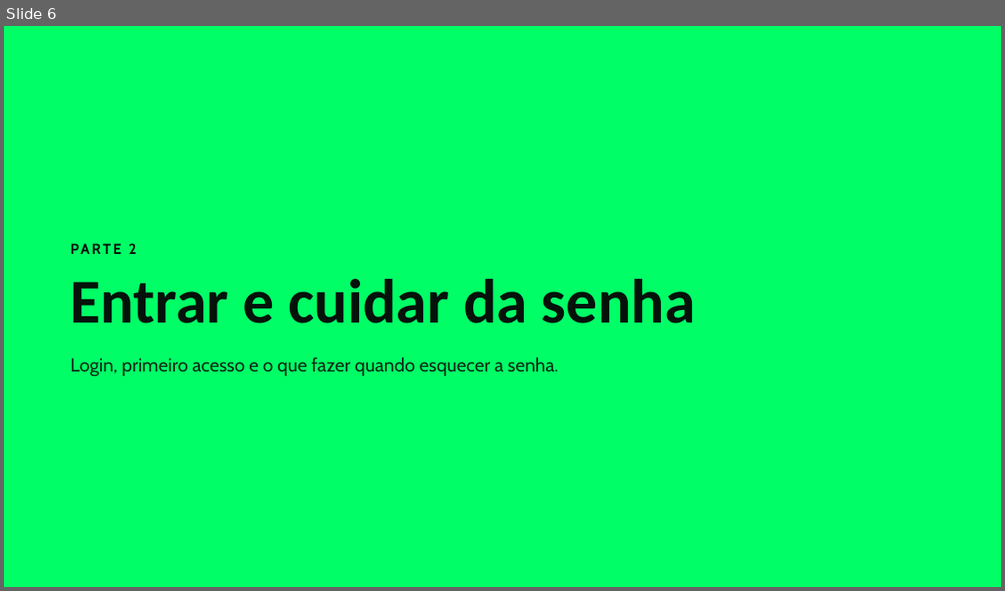
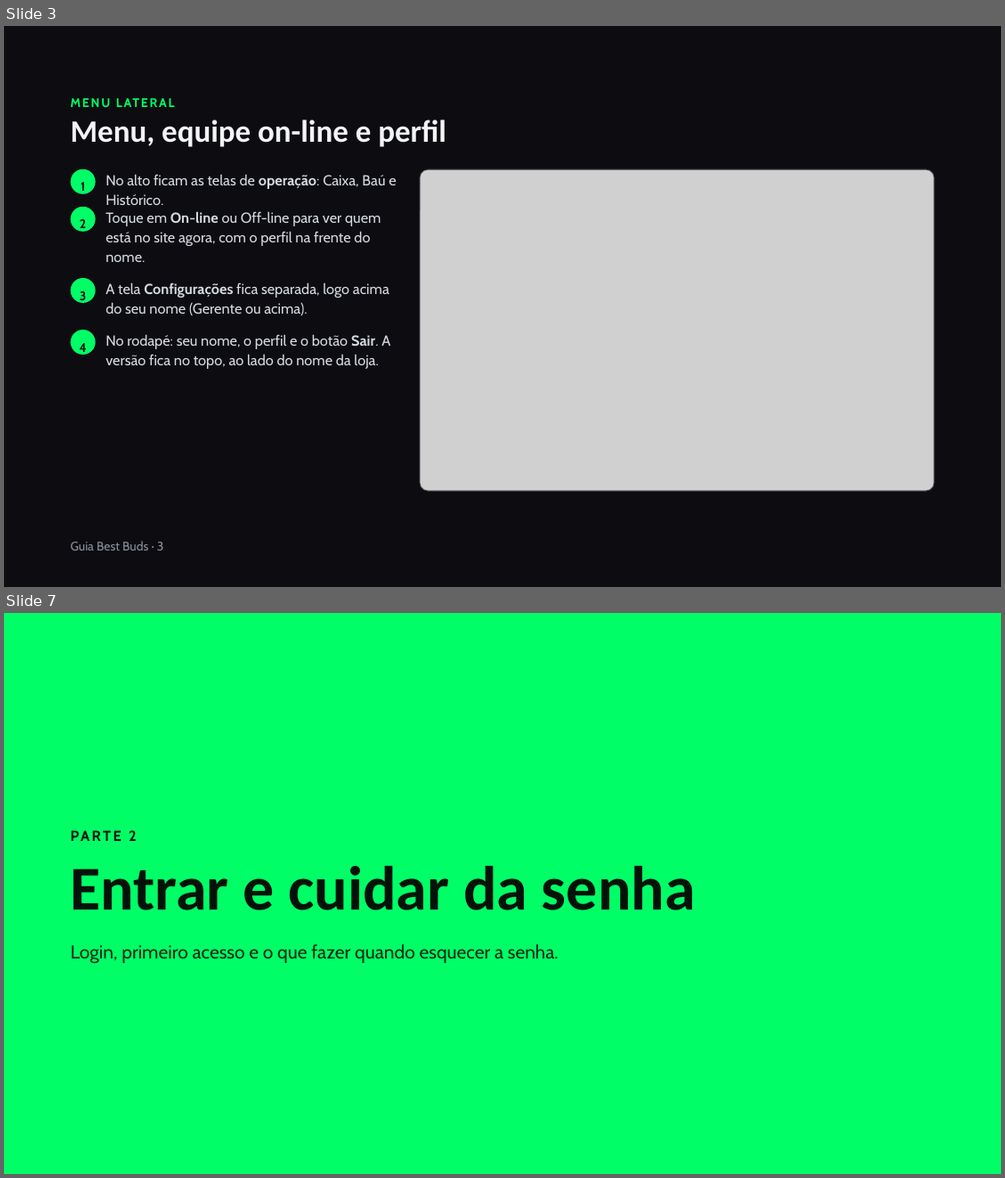
Before and after one commit to BESTBUDSOFC/BESTBUDS, a slide deck: docs/Guia_do_Sistema_Best_Buds.pptx. Shown one above the other, each under a label of ours: slide 6 before the commit, slides 3 and 7 after it; the slides between them are not shown. The pictures are 1005x591 and 1005x1178 pixels, drawn with LibreOffice and Linux fonts; fonts in the diff are those of the drawing; grey boxes stand for pictures. Boxes give left, top, right and bottom in pixels: in the first picture for what was removed or moved away, otherwise in the second. Text is boxed around its words. In the diff, an @@ line names an element or a change of style, - is before the commit and + after.

```diff
--- a/docs/Guia_do_Sistema_Best_Buds.pptx
+++ b/docs/Guia_do_Sistema_Best_Buds.pptx
@@ slide 3 added at box(4, 26, 1001, 587), background #0D0D11 @@
@@ text added at box(71, 93, 961, 112), 12 pt, text #00FF66, bold @@
+MENU LATERAL
@@ text added at box(71, 119, 446, 147), 30 pt, text #F3F4F6, bold @@
+Menu, equipe on-line e perfil
@@ rounded rectangle added at box(71, 168, 96, 193), fill #00FF66 @@
@@ text added at box(81, 182, 85, 194), 12 pt, text #0D0D11, bold @@
+1
@@ text added at box(105, 174, 396, 205), 14 pt, text #D5D9E0 @@
+No alto ficam as telas de operação: Caixa, Baú e Histórico.
@@ rounded rectangle added at box(420, 168, 935, 491), fill #15151C @@
@@ picture added at box(420, 169, 934, 491) @@
@@ rounded rectangle added at box(420, 169, 934, 491), outline #282836 0.5 pt @@
@@ rounded rectangle added at box(71, 206, 96, 231), fill #00FF66 @@
@@ text added at box(105, 211, 380, 262), 14 pt, text #D5D9E0 @@
+Toque em On-line ou Off-line para ver quem está no site agora, com o perfil na frente do nome.
@@ text added at box(80, 219, 86, 232), 12 pt, text #0D0D11, bold @@
+2
@@ rounded rectangle added at box(71, 278, 96, 303), fill #00FF66 @@
@@ text added at box(80, 291, 87, 304), 12 pt, text #0D0D11, bold @@
+3
@@ text added at box(105, 282, 389, 315), 14 pt, text #D5D9E0 @@
+A tela Configurações fica separada, logo acima do seu nome (Gerente ou acima).
@@ rounded rectangle added at box(71, 329, 96, 354), fill #00FF66 @@
@@ text added at box(80, 343, 87, 355), 12 pt, text #0D0D11, bold @@
+4
@@ text added at box(105, 334, 390, 369), 14 pt, text #D5D9E0 @@
+No rodapé: seu nome, o perfil e o botão Sair. A versão fica no topo, ao lado do nome da loja.
@@ text added at box(71, 540, 164, 550), 12 pt, text #8A909C @@
+Guia Best Buds · 3
@@ what was slide 6 is now slide 7 @@
```
Also in this commit, not shown: 17 slides changed, 1 other slide added.
